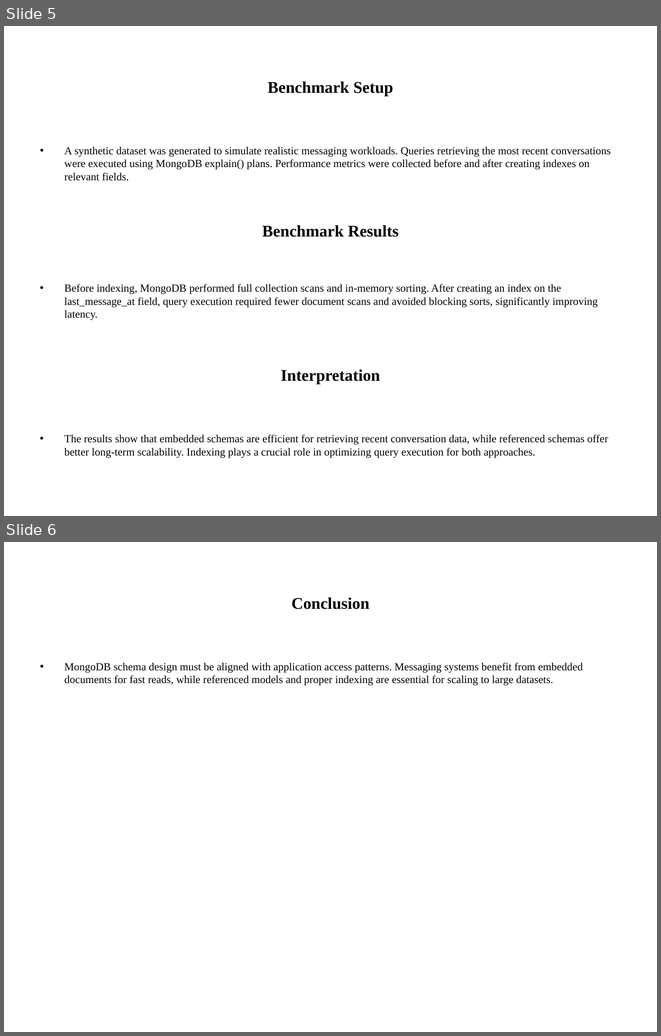
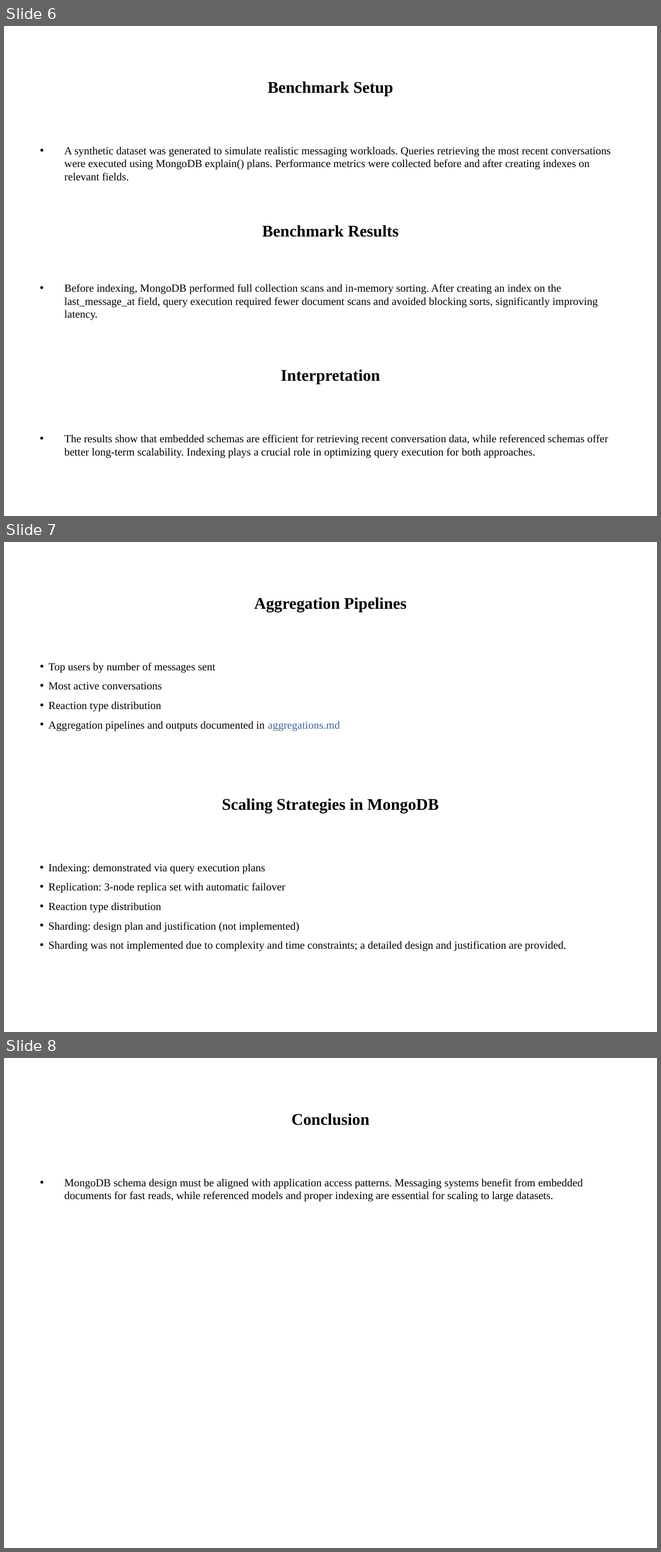
Before and after one commit to malina15/WASAText-T3, a slide deck: presentation/WASAText_T3_Final_Presentation.pptx. Shown one above the other, each under a label of ours: slides 5 and 6 before the commit, slides 6, 7 and 8 after it. The pictures are 661x1036 and 661x1552 pixels, drawn with LibreOffice and Linux fonts; fonts in the diff are those of the drawing. Boxes give left, top, right and bottom in pixels: in the first picture for what was removed or moved away, otherwise in the second. Text is boxed around its words. In the diff, an @@ line names an element or a change of style, - is before the commit and + after.

Commit message:
update final presentation with CRUD, aggregations and scaling strategies

```diff
--- a/presentation/WASAText_T3_Final_Presentation.pptx
+++ b/presentation/WASAText_T3_Final_Presentation.pptx
@@ slide 7 added at (x1=4, y1=542, x2=657, y2=1032), background #FFFFFF @@
@@ title added at (x1=254, y1=597, x2=407, y2=612), 18 pt, text #000000, bold @@
+Aggregation Pipelines
@@ text added at (x1=49, y1=662, x2=340, y2=731), 12 pt, text #000000 @@
+• Top users by number of messages sent
+• Most active conversations
+• Reaction type distribution
+• Aggregation pipelines and outputs documented in aggregations.md
@@ text added at (x1=222, y1=798, x2=439, y2=813), 18 pt, text #000000, bold @@
+Scaling Strategies in MongoDB
@@ text added at (x1=49, y1=863, x2=566, y2=951), 12 pt, text #000000 @@
+• Indexing: demonstrated via query execution plans
+• Replication: 3-node replica set with automatic failover
+• Reaction type distribution
+• Sharding: design plan and justification (not implemented)
+• Sharding was not implemented due to complexity and time constraints; a detailed design and justification are provided.
@@ what was slide 5 is now slide 6 @@
@@ what was slide 6 is now slide 8 @@
```
Also in this commit, not shown: 1 other slide added, 1 other file.
